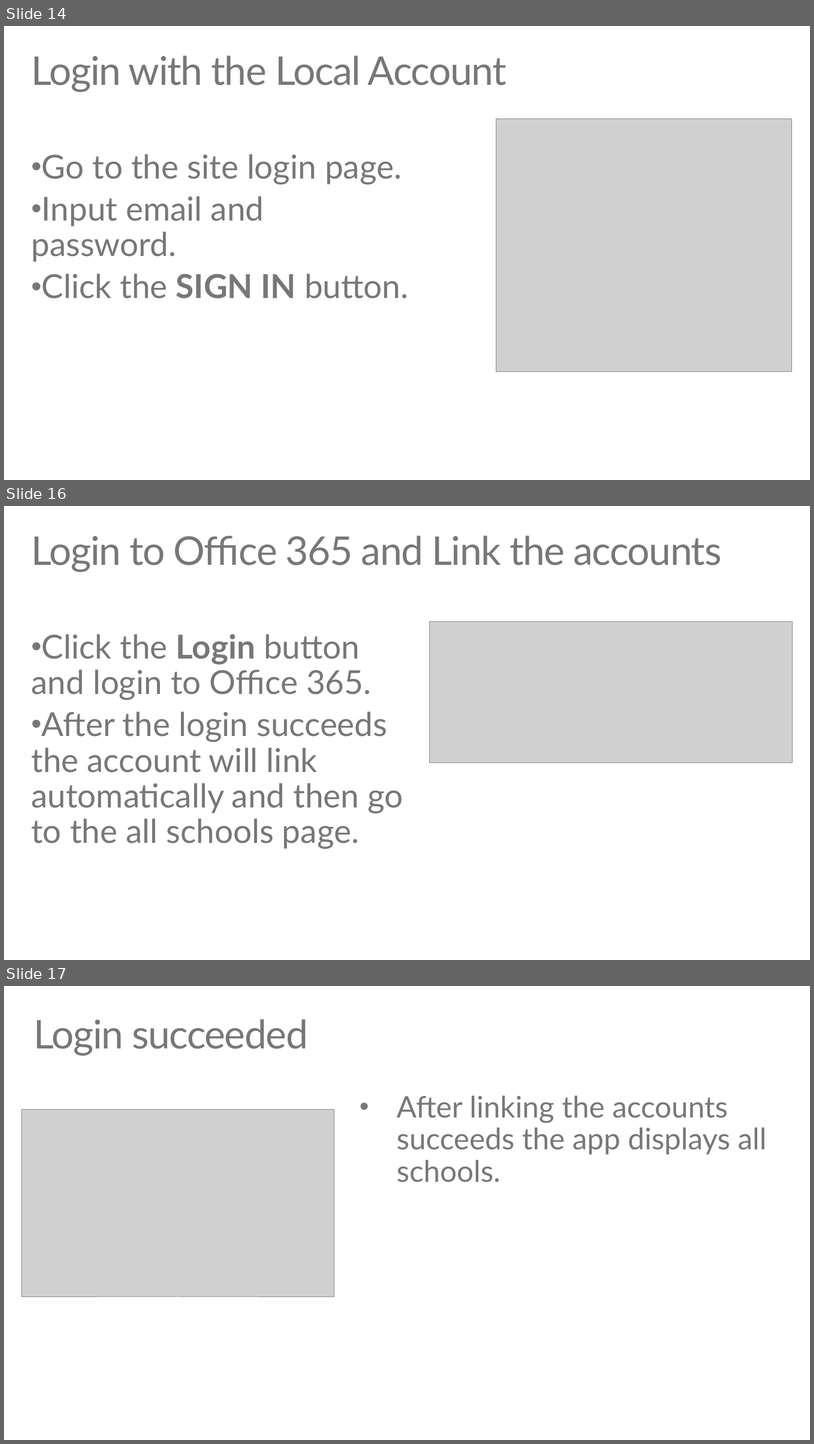
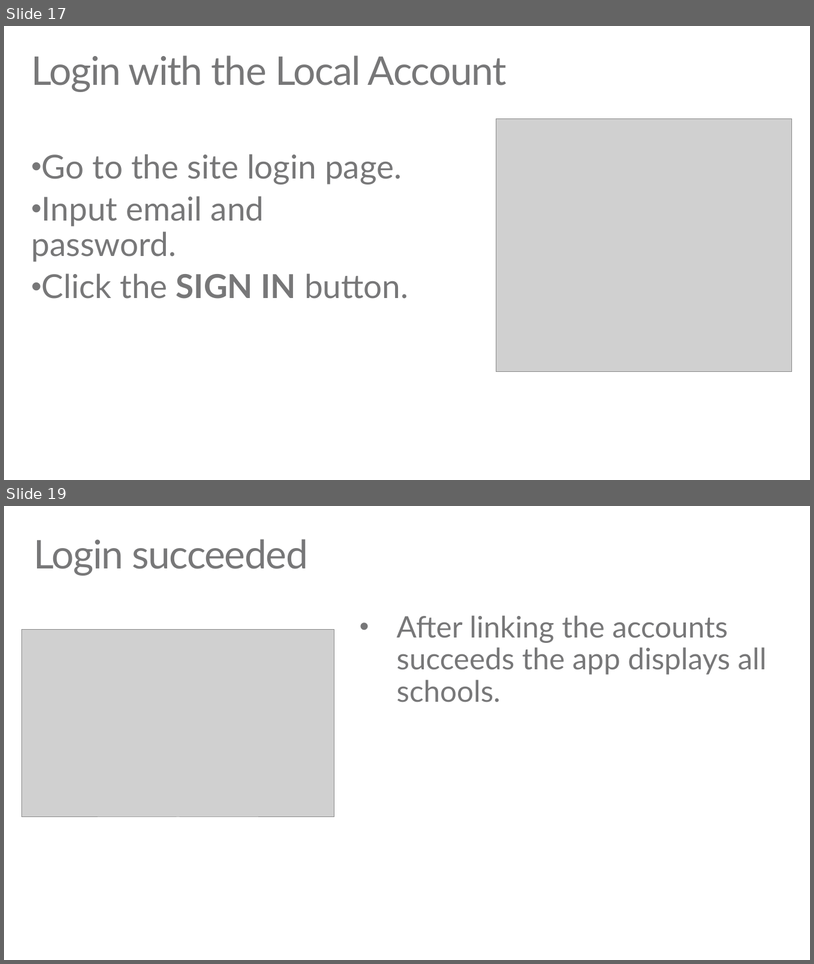
Before and after one commit to TJVering/EDUGraphAPI, a slide deck: EDU GRAPH-API Demo Script.pptx. Shown one above the other, each under a label of ours: slides 14, 16 and 17 before the commit, slides 17 and 19 after it; the slides between them are not shown. The pictures are 814x1444 and 814x964 pixels, drawn with LibreOffice and Linux fonts; fonts in the diff are those of the drawing; grey boxes stand for pictures. Boxes give left, top, right and bottom in pixels: in the first picture for what was removed or moved away, otherwise in the second. Text is boxed around its words. In the diff, an @@ line names an element or a change of style, - is before the commit and + after.

```diff
--- a/EDU GRAPH-API Demo Script.pptx
+++ b/EDU GRAPH-API Demo Script.pptx
@@ slide 16 removed at (4,506,810,960), background #FFFFFF @@
@@ title removed at (31,535,722,572) @@
-Login to Office 365 and Link the accounts
@@ picture removed at (430,621,792,763) @@
@@ text removed at (31,634,403,849) @@
-• Click the Login button and login to Office 365.
-• After the login succeeds the account will link automatically and then go to the all schools page.
@@ what was slide 14 is now slide 17 @@
@@ what was slide 17 is now slide 19 @@
```
Also in this commit, not shown: 10 slides changed, 11 slides added, 2 other slides removed, 27 other files.
